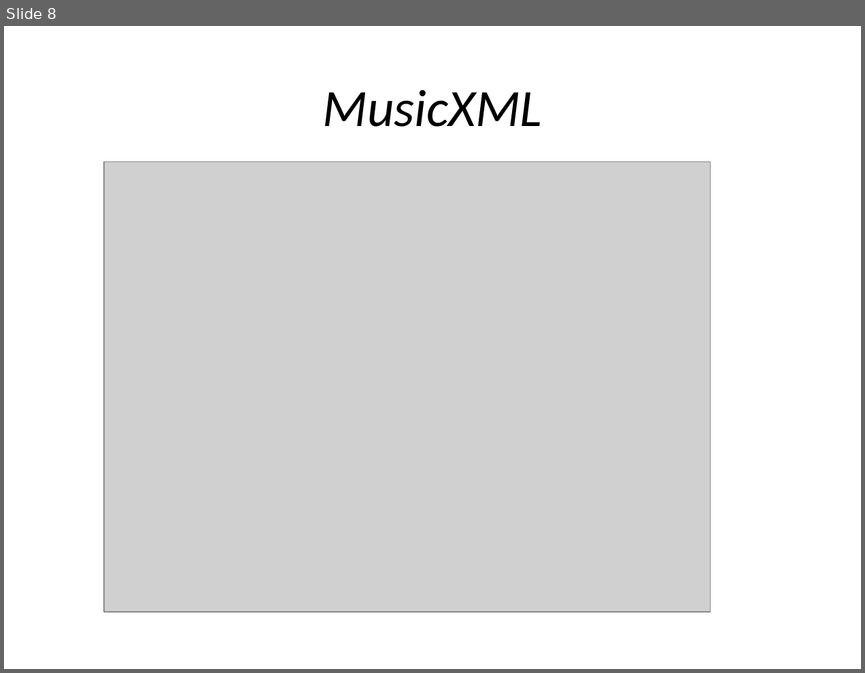
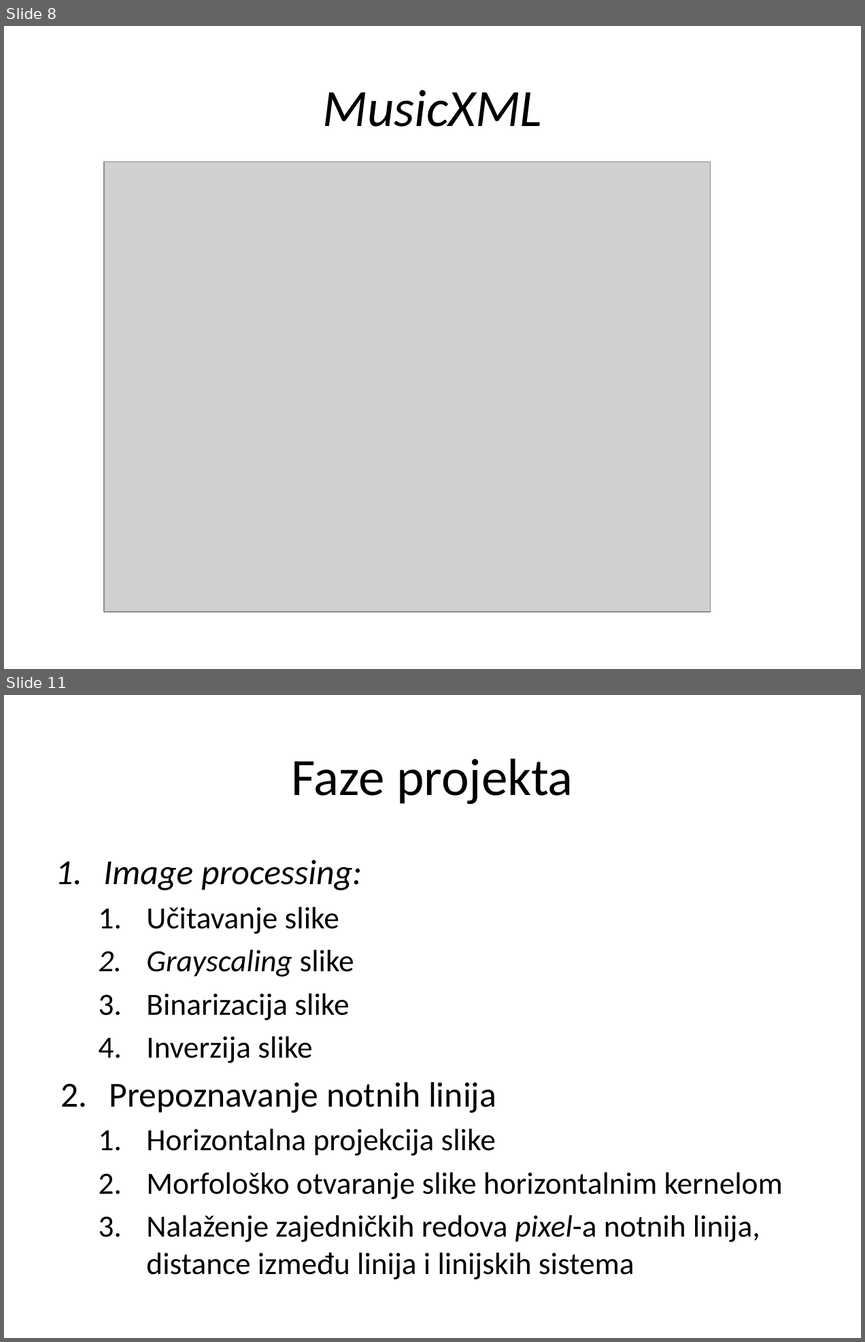
Before and after one commit to MilanRadeta/MusicReader, a slide deck: SoftProjekat.pptx. Shown one above the other, each under a label of ours: slide 8 before the commit, slides 8 and 11 after it; the slides between them are not shown. The pictures are 865x673 and 865x1342 pixels, drawn with LibreOffice and Linux fonts; fonts in the diff are those of the drawing; grey boxes stand for pictures. Boxes give left, top, right and bottom in pixels: in the first picture for what was removed or moved away, otherwise in the second. Text is boxed around its words. In the diff, an @@ line names an element or a change of style, - is before the commit and + after.

Commit message:
Presentation Testing Minor fixes Templates Test Images

```diff
--- a/SoftProjekat.pptx
+++ b/SoftProjekat.pptx
@@ slide 11 added at bbox=[4, 695, 861, 1338], background #FFFFFF @@
@@ title added at bbox=[292, 758, 573, 804], 44 pt, text #000000 @@
+Faze projekta
@@ text added at bbox=[103, 860, 783, 1279], 25.9 pt, text #000000 @@
+1. Image processing:
+  1. Učitavanje slike
+  2. Grayscaling slike
+  3. Binarizacija slike
+  4. Inverzija slike
+2. Prepoznavanje notnih linija
+  1. Horizontalna projekcija slike
+  2. Morfološko otvaranje slike horizontalnim kernelom
+  3. Nalaženje zajedničkih redova pixel-a notnih linija, distance između linija i linijskih sistema
```
Also in this commit, not shown: 6 slides changed, 94 other slides added, 6 slides removed, 22 other files.
